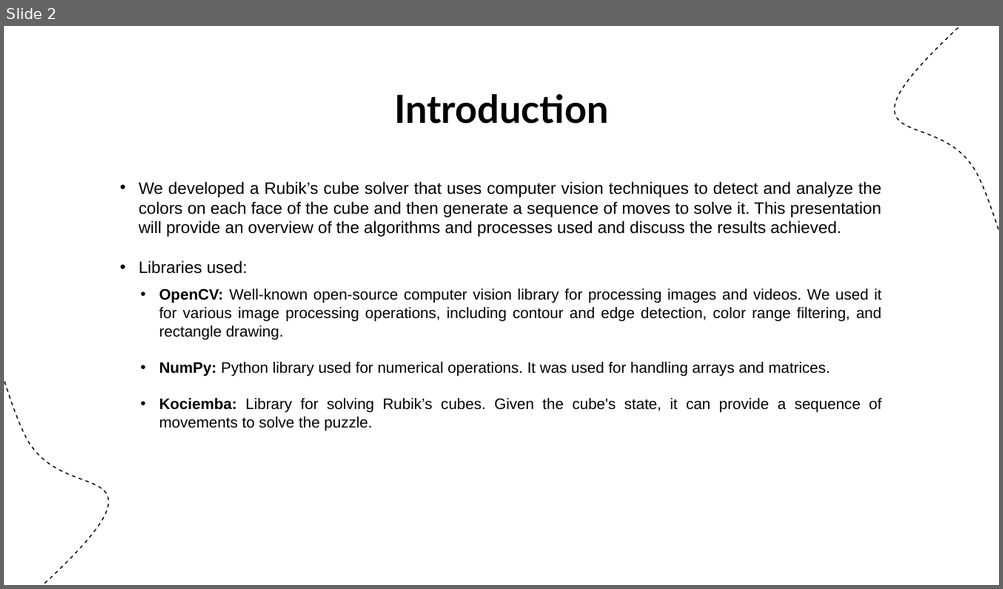
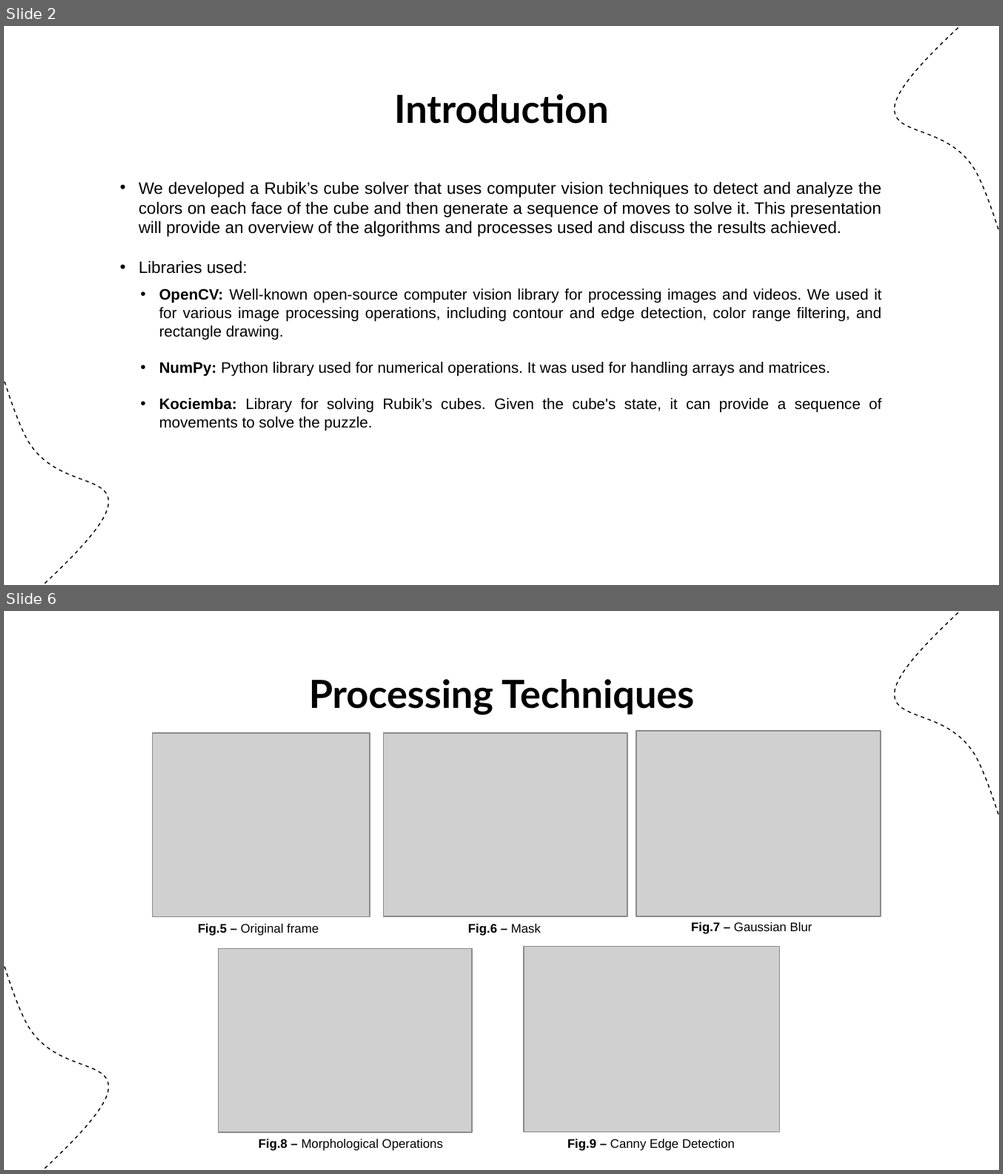
Before and after one commit to DanielaTomas/FCUP-VC, a slide deck: docs/Rubiks Cube Solver.pptx. Shown one above the other, each under a label of ours: slide 2 before the commit, slides 2 and 6 after it; the slides between them are not shown. The pictures are 1003x589 and 1003x1174 pixels, drawn with LibreOffice and Linux fonts; fonts in the diff are those of the drawing; grey boxes stand for pictures. Boxes give left, top, right and bottom in pixels: in the first picture for what was removed or moved away, otherwise in the second. Text is boxed around its words. In the diff, an @@ line names an element or a change of style, - is before the commit and + after.

```diff
--- a/docs/Rubiks Cube Solver.pptx
+++ b/docs/Rubiks Cube Solver.pptx
@@ slide 6 added at (4,611,999,1170), background #FFFFFF; not listed: 2 template elements that a slide beside it also shows @@
@@ title added at (309,679,694,715), 28 pt, text #000000, bold @@
+Processing Techniques
@@ picture added at (152,733,369,917) @@
@@ picture added at (383,733,626,917) @@
@@ picture added at (637,732,880,917) @@
@@ text added at (198,923,318,936), 9 pt, text #000000 @@
+Fig.5 – Original frame
@@ text added at (468,923,540,936), 9 pt, text #000000, bold @@
+Fig.6 – Mask
@@ text added at (691,922,812,934), 9 pt, text #000000 @@
+Fig.7 – Gaussian Blur
@@ picture added at (219,949,472,1133) @@
@@ picture added at (523,947,779,1133) @@
@@ text added at (259,1139,443,1151), 9 pt, text #000000 @@
+Fig.8 – Morphological Operations
@@ text added at (567,1139,734,1151), 9 pt, text #000000 @@
+Fig.9 – Canny Edge Detection
```
Also in this commit, not shown: 4 slides changed, 1 other slide added, 3 other files.
